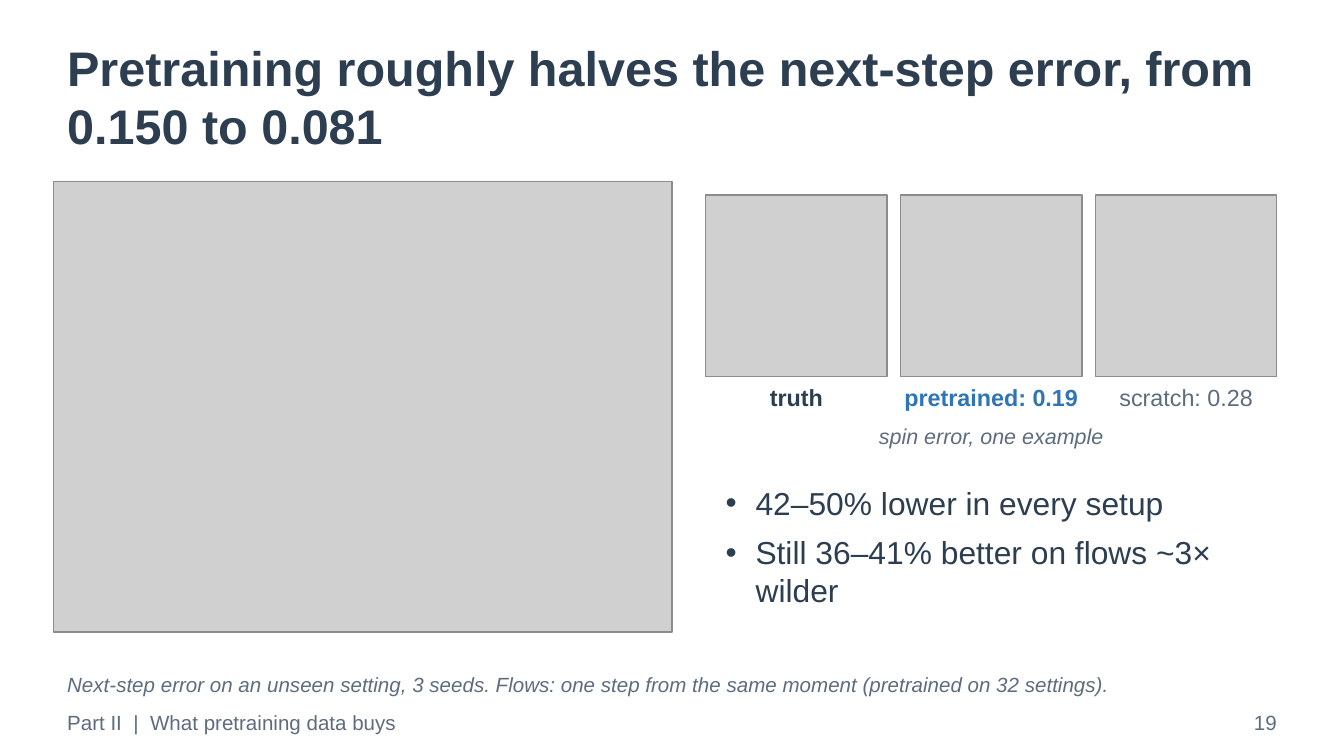
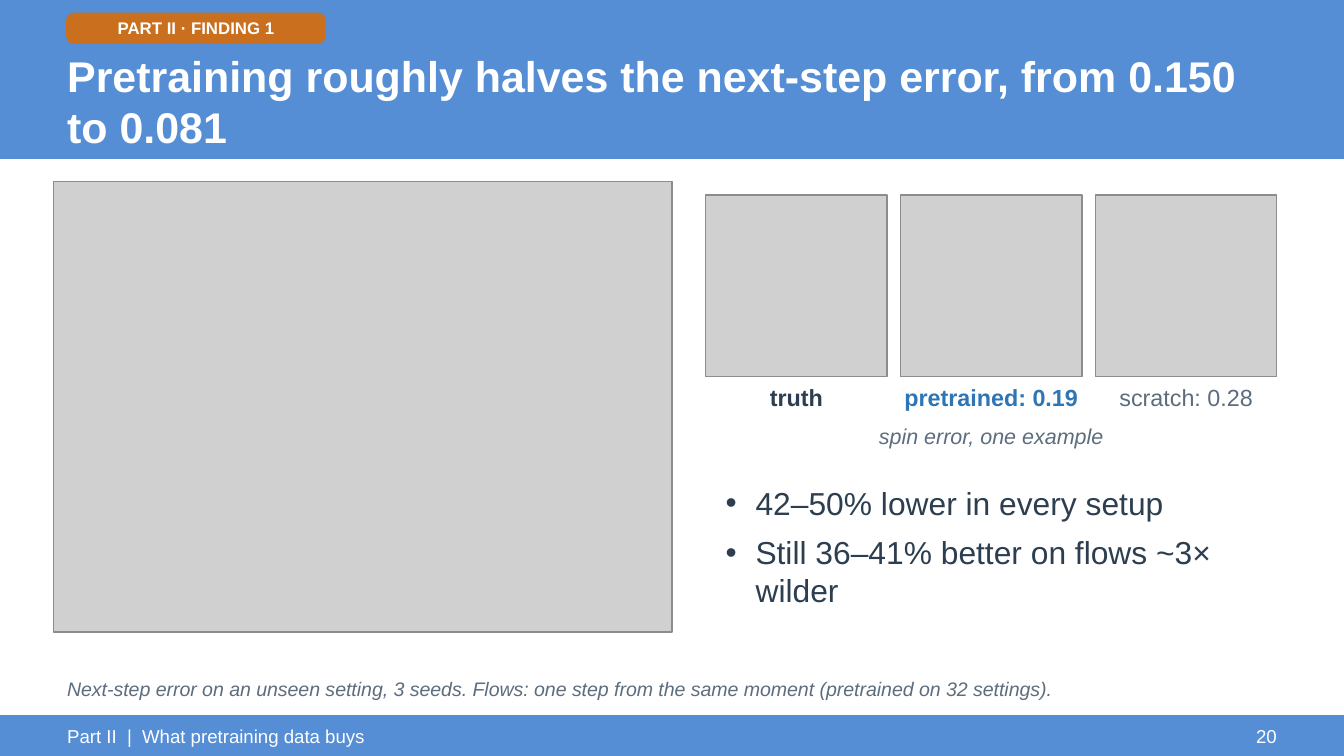
Before and after one commit to ARYAMANN7279/aurora-from-scratch-jax, a slide deck: slide 20 of UGP_Final/UGP_Final_Presentation.pptx (slide 19 before the commit). Drawn at 1344x756 pixels with LibreOffice and Linux fonts; fonts in the diff are those of the drawing; grey boxes stand for pictures. Boxes give left, top, right and bottom in pixels: in the first picture for what was removed or moved away, otherwise in the second. Text is boxed around its words. In the diff, an @@ line names an element or a change of style, - is before the commit and + after.

Commit message:
UGP_Final: deck restyled to the UGP-I/II look (light-blue covers, blue header band), approach/finding tags on every slide, Part I and Part II summary slides; unused figures and their code removed

```diff
--- a/UGP_Final/UGP_Final_Presentation.pptx
+++ b/UGP_Final/UGP_Final_Presentation.pptx
@@ rectangle added at (x1=0, y1=0, x2=1344, y2=159), fill #558ED5, outline #558ED5 1 pt @@
@@ rounded rectangle added at (x1=67, y1=13, x2=325, y2=43), fill #CA6F1E, outline #CA6F1E 1 pt @@
@@ text added at (x1=118, y1=22, x2=274, y2=34), 9 pt, text #FFFFFF, bold @@
+PART II · FINDING 1
@@ text "Pretraining roughly halves the next-step ..." moved from (x1=67, y1=51, x2=1253, y2=145) to (x1=67, y1=61, x2=1235, y2=144) @@
@@ text "Pretraining roughly halves the next-step ..." at (x1=67, y1=61, x2=1235, y2=144): size 26 to 23 pt, text colour #2C3E50 to #FFFFFF; vertical alignment top to middle @@
@@ text "Next-step error on an unseen ..." at (x1=67, y1=682, x2=1052, y2=700): size 11 to 10.5 pt @@
@@ rectangle added at (x1=0, y1=716, x2=1344, y2=755), fill #558ED5, outline #558ED5 1 pt @@
@@ text removed at (x1=1254, y1=715, x2=1277, y2=730) @@
-19
@@ text "Part II | What pretraining ..." moved from (x1=67, y1=715, x2=395, y2=735) to (x1=67, y1=729, x2=364, y2=747) @@
@@ text "Part II | What pretraining ..." at (x1=67, y1=729, x2=364, y2=747): size 11 to 10 pt, text colour #5D6D7E to #FFFFFF @@
@@ text added at (x1=1256, y1=730, x2=1277, y2=743), 10 pt, text #FFFFFF @@
+20
```
Also in this commit, not shown: 37 other slides changed, 2 slides added, 15 other files.
